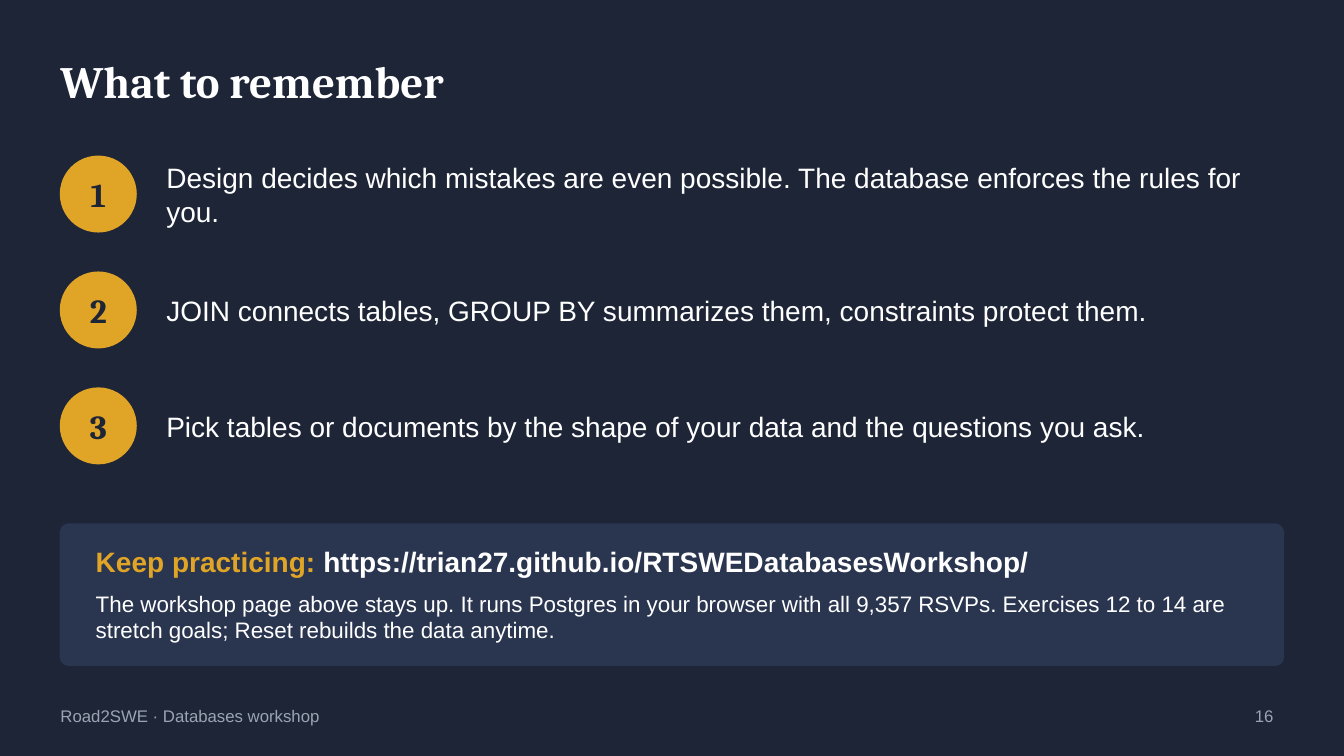
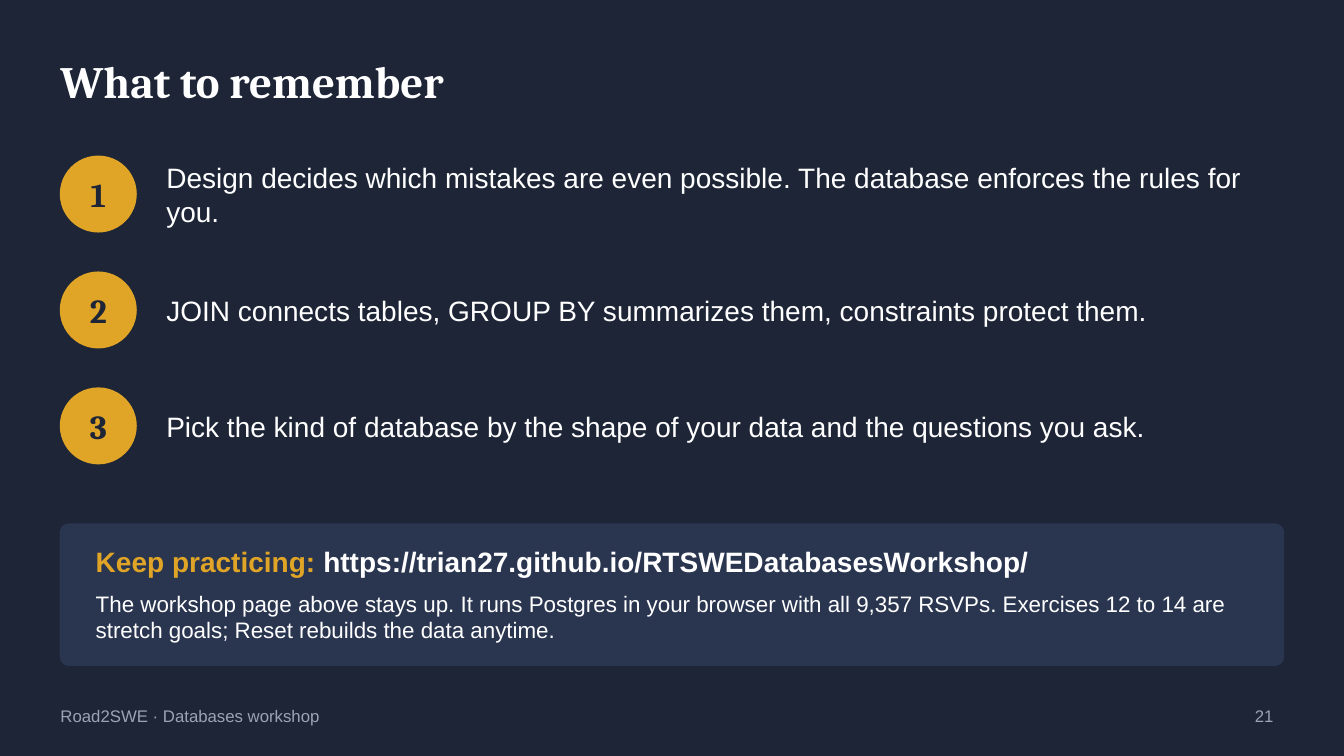
Before and after one commit to Trian27/RTSWEDatabasesWorkshop, a slide deck: slide 21 of slides/databases-workshop.pptx (slide 16 before the commit). Drawn at 1344x756 pixels with LibreOffice and Linux fonts; fonts in the diff are those of the drawing. Boxes give left, top, right and bottom in pixels: in the first picture for what was removed or moved away, otherwise in the second. Text is boxed around its words. In the diff, an @@ line names an element or a change of style, - is before the commit and + after.

```diff
--- a/slides/databases-workshop.pptx
+++ b/slides/databases-workshop.pptx
@@ text at (166, 416, 1144, 442): text changed @@
-Pick tables or documents by the shape of your data and the questions you ask.
+Pick the kind of database by the shape of your data and the questions you ask.
@@ page number at (1255, 710, 1274, 722): text changed @@
-16
+21
```
Also in this commit, not shown: 3 other slides changed, 6 slides added, 1 slide removed, 4 other files.
